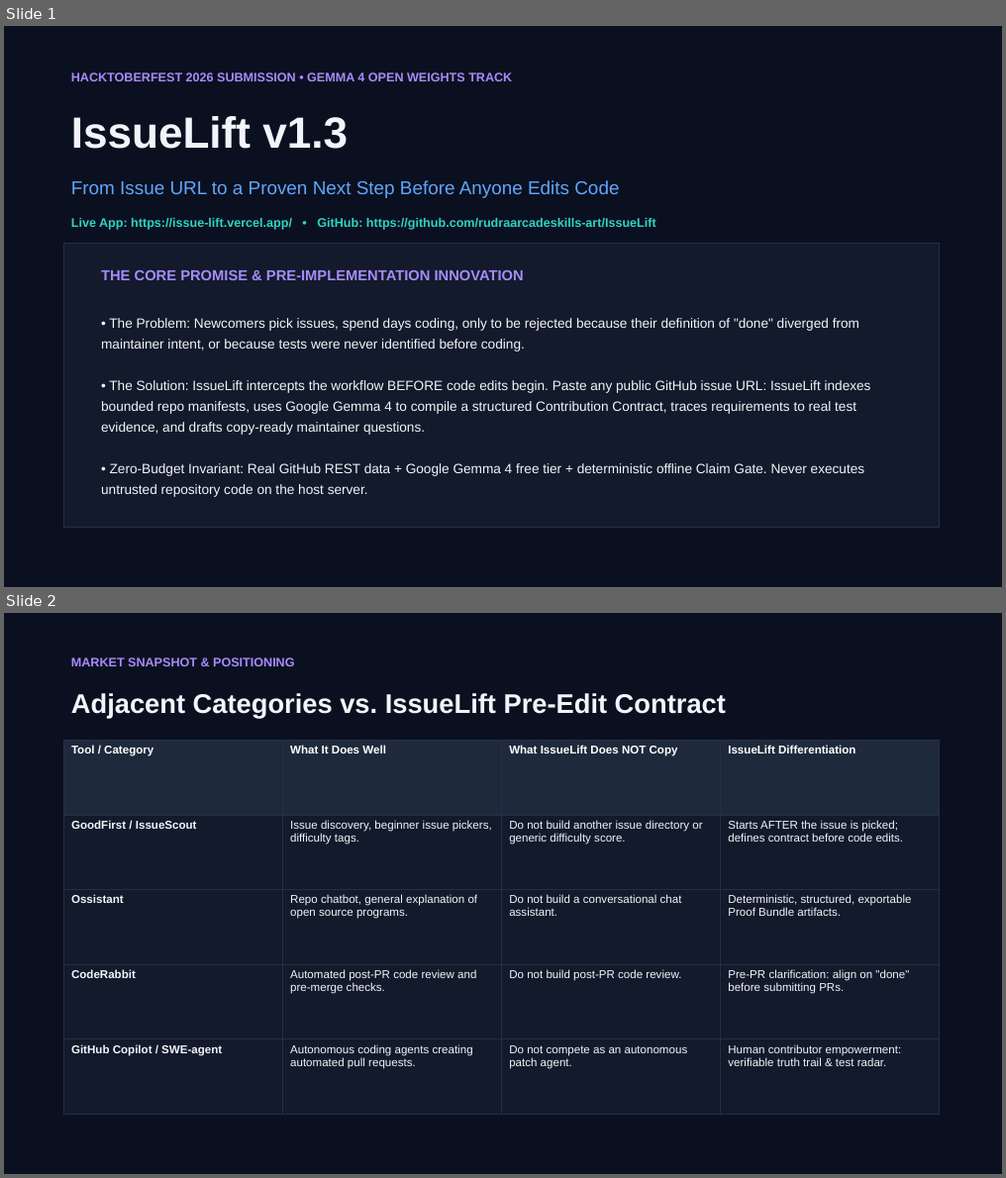
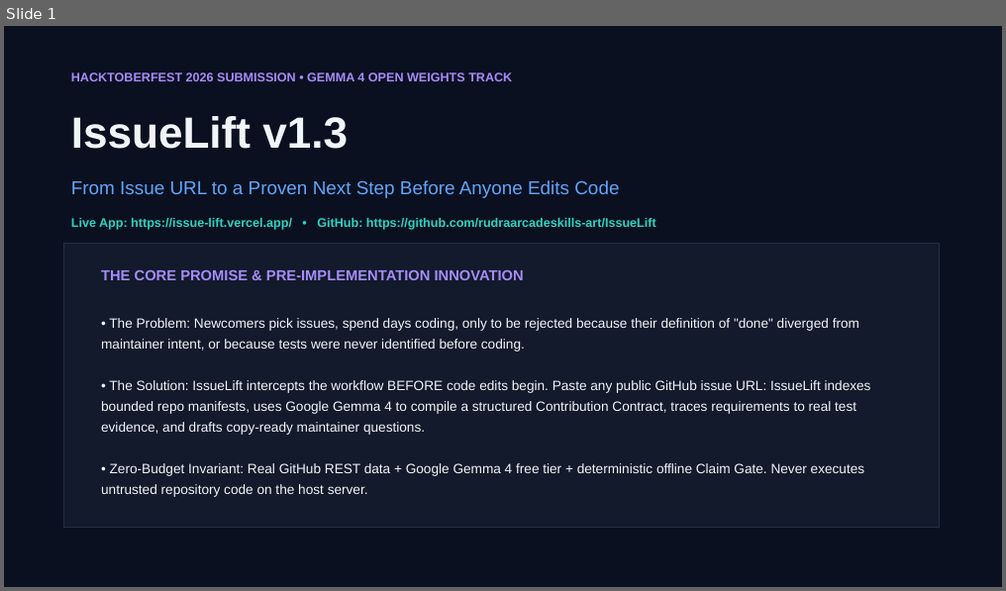
Before and after one commit to rudraarcadeskills-art/IssueLift, a slide deck: submission/IssueLift_Submission.pptx. Shown one above the other, each under a label of ours: slides 1 and 2 before the commit, slide 1 after it. The pictures are 1006x1178 and 1006x591 pixels, drawn with LibreOffice and Linux fonts; fonts in the diff are those of the drawing. Boxes give left, top, right and bottom in pixels: in the first picture for what was removed or moved away, otherwise in the second. Text is boxed around its words. In the diff, an @@ line names an element or a change of style, - is before the commit and + after.

Commit message:
refactor: replace prompt pack pdfs and text mirror with generated slide deck and build script

```diff
--- a/submission/IssueLift_Submission.pptx
+++ b/submission/IssueLift_Submission.pptx
@@ slide 2 removed at (x1=4, y1=613, x2=1002, y2=1174), background #0B1020 @@
@@ text removed at (x1=71, y1=658, x2=294, y2=666) @@
-MARKET SNAPSHOT & POSITIONING
@@ text removed at (x1=71, y1=693, x2=726, y2=718) @@
-Adjacent Categories vs. IssueLift Pre-Edit Contract
@@ table removed at (x1=63, y1=741, x2=939, y2=1115), 5 rows, 4 columns @@
-Tool / Category | What It Does Well | What IssueLift Does NOT Copy | IssueLift Differentiation
-GoodFirst / IssueScout | Issue discovery, beginner issue pickers, difficulty tags. | Do not build another issue directory or generic difficulty score. | Starts AFTER the issue is picked; defines contract before code edits.
-Ossistant | Repo chatbot, general explanation of open source programs. | Do not build a conversational chat assistant. | Deterministic, structured, exportable Proof Bundle artifacts.
-CodeRabbit | Automated post-PR code review and pre-merge checks. | Do not build post-PR code review. | Pre-PR clarification: align on "done" before submitting PRs.
-GitHub Copilot / SWE-agent | Autonomous coding agents creating automated pull requests. | Do not compete as an autonomous patch agent. | Human contributor empowerment: verifiable truth trail & test radar.
```
Also in this commit, not shown: 1 slide added, 6 other files.
